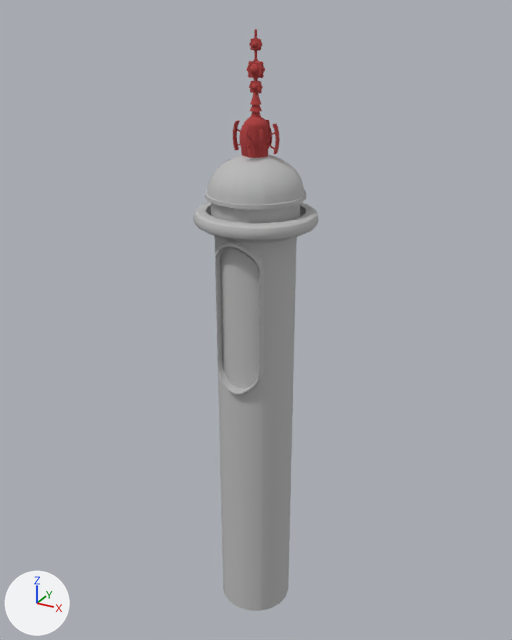
The OBJ model Ratchet and Clank Scene/Assets/3D mODELS/Dome Building with Spire.obj as it was, and as the next commit left it.
Camera for both pictures: a 50 mm camera at (7.48, -13.59, 3.86) aimed at (-0.16, 0.3, -3.08). Every picture has the same lights, and +X, +Y and +Z are marked at lower left. Where no turn or scale is listed for an object, it has been applied to the vertices. Vertices at the same position are counted once.

The first picture shows 'Dome Building with Spire'.
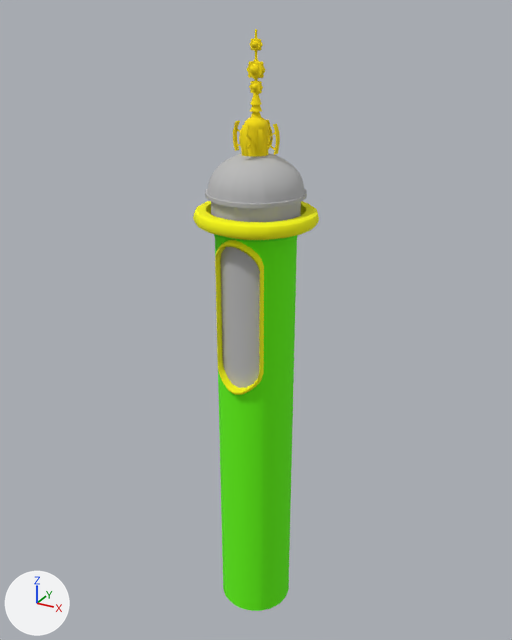
The newer file is also turned or shifted as a whole; pictures and numbers use the older file's frame.

Edits to the bpy script that builds the scene:
```text
Add mat_lambert10sg:
    mat_lambert10sg = principled_material('lambert10SG')
    mat_lambert10sg.base_color = (1.0, 0.78, 0.0)  # yellow #ffe500
    mat_lambert10sg.roughness = 1.0
Add mat_lambert7sg:
    mat_lambert7sg = principled_material('lambert7SG')
    mat_lambert7sg.base_color = (0.13, 1.0, 0.0)  # green #65ff00
    mat_lambert7sg.roughness = 1.0
Add mat_lambert3sg:
    mat_lambert3sg = principled_material('lambert3SG')
    mat_lambert3sg.base_color = (1.0, 1.0, 0.0)  # yellow #ffff00
    mat_lambert3sg.roughness = 1.0
Change me_dome_building_with_spire:
    used by ob_dome_building_with_spire; location = (0.0, 0.0, 0.0)
    remove me_dome_building_with_spire.from_pydata(...)  # 4278 vertices, 4210 faces; spans x -1.42..1.42, y -1.34..1.34, z -11.19..3.48
    add me_dome_building_with_spire.from_pydata(...)  # 4274 vertices, 4186 faces; spans x -1.42..1.42, y -1.34..1.35, z -11.19..3.48
    me_dome_building_with_spire part 1: the loose piece of 52 vertices spanning x 0.18..0.29, y -0.27..-0.16, z 1.13..1.55 is moved by (-0.01, -0.01, 0.0), in mat_lambert10sg (yellow #ffe500)
    me_dome_building_with_spire part 2: the loose piece of 421 vertices spanning x -1.12..1.12, y -1.12..1.12, z -0.65..0.98 is moved by (0.0, 0.0, 0.03)
    me_dome_building_with_spire part 3: the loose piece of 22 vertices spanning x -0.55..0.55, y -0.86..-0.65, z -4.57..-0.54 is moved by (0.0, 0.0, 0.02)
    me_dome_building_with_spire part 4: 441 vertices moved from x -0.95..0.94, y -1.06..0.94, z -4.49..3.48 to x -0.95..0.94, y -1.06..0.94, z -4.47..3.48; 663 vertices removed from x -1.42..1.42, y -1.34..1.34, z -1.1..3.48; 659 vertices added at x -1.42..1.42, y -1.34..1.35, z -1.07..3.48
    me_dome_building_with_spire part 5: 2167 faces spanning x -0.53..0.54, y -0.53..0.54, z 0.88..3.48 switch from mat_gear_outcrop_lambert2sg (red #b13f3f) to mat_lambert10sg (yellow #ffe500)
    me_dome_building_with_spire part 6: 246 faces spanning x -0.95..0.94, y -0.93..0.94, z -11.19..-0.79 switch from mat_initialshadinggroup (grey #bcbcbc) to mat_lambert7sg (green #65ff00)
    me_dome_building_with_spire part 7: 70 faces spanning x -0.59..0.6, y -1.06..-0.24, z -4.47..-0.84 switch from mat_initialshadinggroup (grey #bcbcbc) to mat_lambert3sg (yellow #ffff00)
```

Where the change shows, as pixel boxes [x1, y1, x2, y2] in the pictures (512 x 640 px; the box of a moved part takes in the faces that stretch with it):
part 1 of me_dome_building_with_spire, moved or reshaped: before [258, 129, 263, 150]; after [258, 130, 263, 150]
part 2 of me_dome_building_with_spire, moved or reshaped: before [205, 154, 306, 223]; after [205, 153, 307, 222]
part 3 of me_dome_building_with_spire, moved or reshaped: before [220, 248, 259, 388]; after [220, 247, 260, 388]
part 4 of me_dome_building_with_spire, moved or reshaped: before [193, 29, 319, 260]; after [193, 29, 319, 259]
part 5 of me_dome_building_with_spire, recoloured (red to yellow): [233, 38, 280, 157] in both
part 6 of me_dome_building_with_spire, recoloured (grey to green): [215, 239, 297, 611] in both
part 7 of me_dome_building_with_spire, recoloured (grey to yellow): [215, 249, 264, 395] in both
